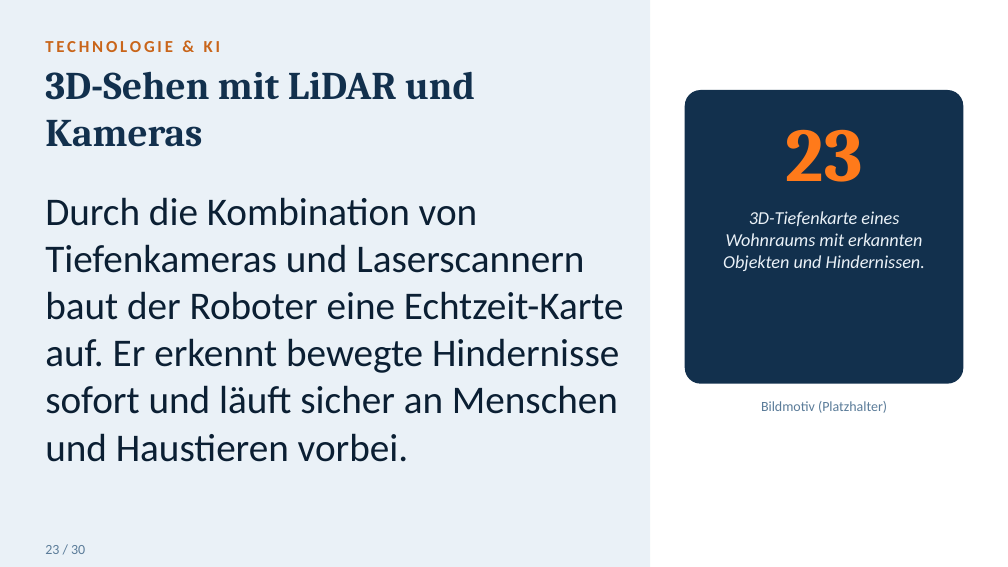
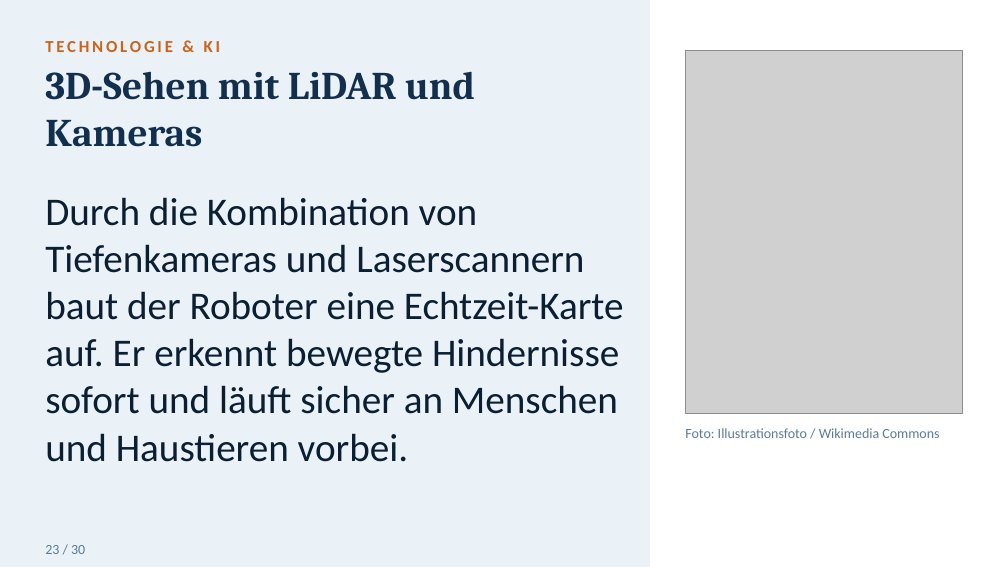
Before and after one commit to toshkaraf/tagesf-rderst-tte, a slide deck: slide 24 of Humanoide_Roboter_gross.pptx. Drawn at 1008x567 pixels with LibreOffice and Linux fonts; fonts in the diff are those of the drawing; grey boxes stand for pictures. Boxes give left, top, right and bottom in pixels: in the first picture for what was removed or moved away, otherwise in the second. Text is boxed around its words. In the diff, an @@ line names an element or a change of style, - is before the commit and + after.

```diff
--- a/Humanoide_Roboter_gross.pptx
+++ b/Humanoide_Roboter_gross.pptx
@@ picture added at [685, 50, 963, 413] @@
@@ rounded rectangle removed at [685, 91, 963, 383] @@
@@ text removed at [786, 129, 863, 182] @@
-23
@@ text removed at [723, 211, 925, 271] @@
-3D-Tiefenkarte eines Wohnraums mit erkannten Objekten und Hindernissen.
@@ text removed at [761, 401, 887, 413] @@
-Bildmotiv (Platzhalter)
@@ text added at [685, 428, 939, 438], 10 pt, text #5B7C99 @@
+Foto: Illustrationsfoto / Wikimedia Commons
```
Also in this commit, not shown: 12 other slides changed.
